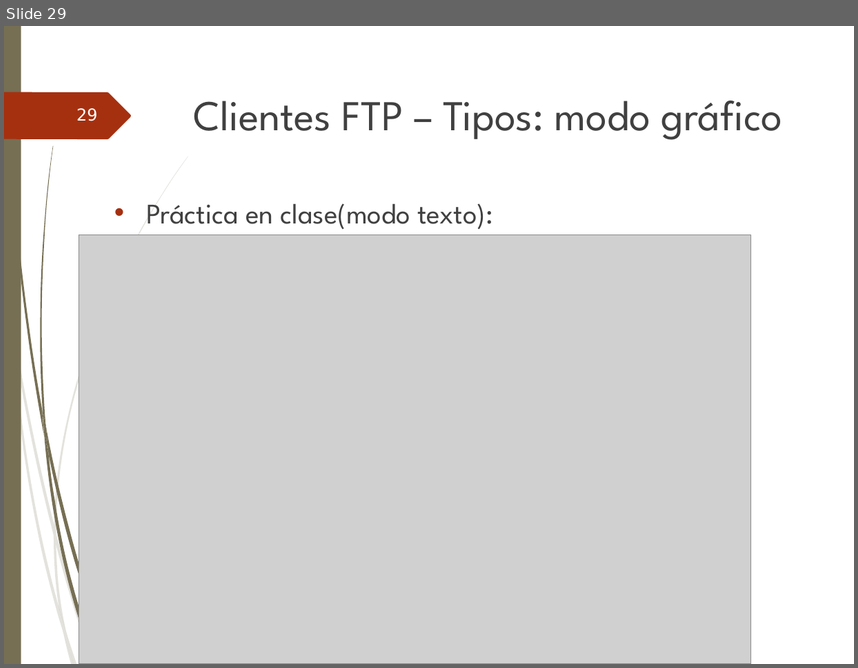
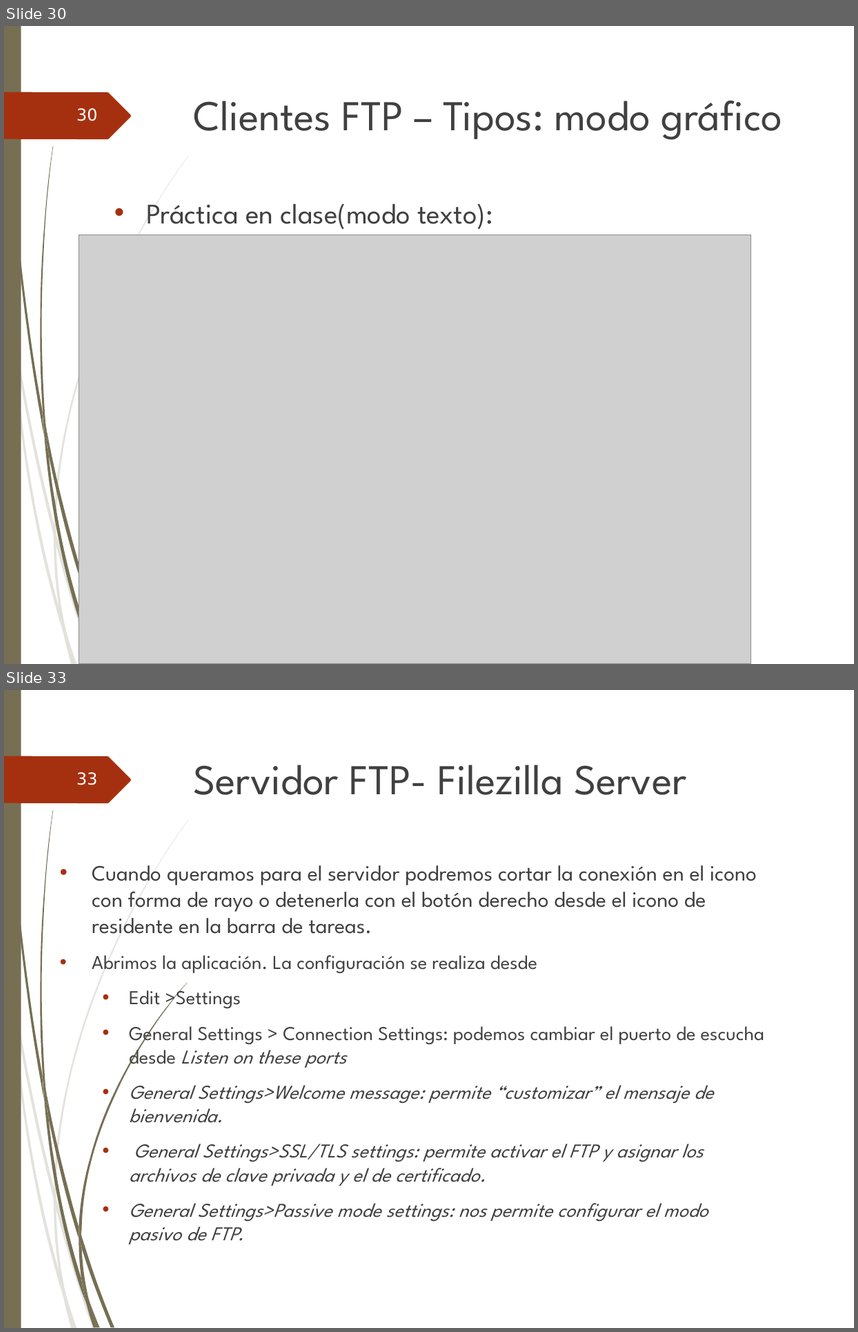
Before and after one commit to ammDAW/daw, a slide deck: 2_DAW/DAW - Beatriz/Unidad3/UT3. Instalacion & admistracion Servidores FTP.ppt. Shown one above the other, each under a label of ours: slide 29 before the commit, slides 30 and 33 after it; the slides between them are not shown. The pictures are 858x668 and 858x1332 pixels, drawn with LibreOffice and Linux fonts; fonts in the diff are those of the drawing; grey boxes stand for pictures; background and template pictures are left out. Boxes give left, top, right and bottom in pixels: in the first picture for what was removed or moved away, otherwise in the second. Text is boxed around its words. In the diff, an @@ line names an element or a change of style, - is before the commit and + after.

```diff
--- a/2_DAW/DAW - Beatriz/Unidad3/UT3. Instalacion & admistracion Servidores FTP.ppt
+++ b/2_DAW/DAW - Beatriz/Unidad3/UT3. Instalacion & admistracion Servidores FTP.ppt
@@ slide 33 added at [4, 690, 854, 1328], background picture (left out); not listed: 24 template elements that a slide beside it also shows @@
@@ page number added at [76, 772, 98, 785], 14 pt, text #FEFFFF @@
+33
@@ title added at [193, 765, 686, 795], 36 pt, text #404040 @@
+Servidor FTP- Filezilla Server
@@ text added at [92, 865, 765, 1244], 16.6 pt, text #404040 @@
+• Cuando queramos para el servidor podremos cortar la conexión en el icono con forma de rayo o detenerla con el botón derecho desde el icono de residente en la barra de tareas.
+• Abrimos la aplicación. La configuración se realiza desde
+  • Edit >Settings
+  • General Settings > Connection Settings: podemos cambiar el puerto de escucha desde Listen on these ports
+  • General Settings>Welcome message: permite “customizar” el mensaje de bienvenida.
+  • General Settings>SSL/TLS settings: permite activar el FTP y asignar los archivos de clave privada y el de certificado.
+  • General Settings>Passive mode settings: nos permite configurar el modo pasivo de FTP.
@@ what was slide 29 is now slide 30 @@
@@ page number at [76, 108, 98, 121]: text changed @@
-29
+30
```
Also in this commit, not shown: 8 slides changed, 28 other slides added, 10 other files.
